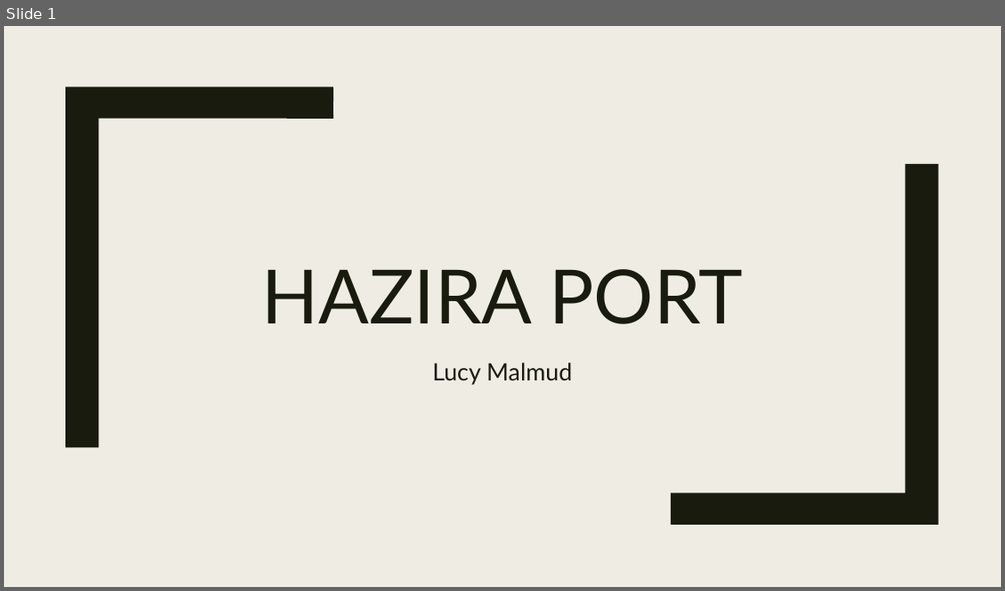
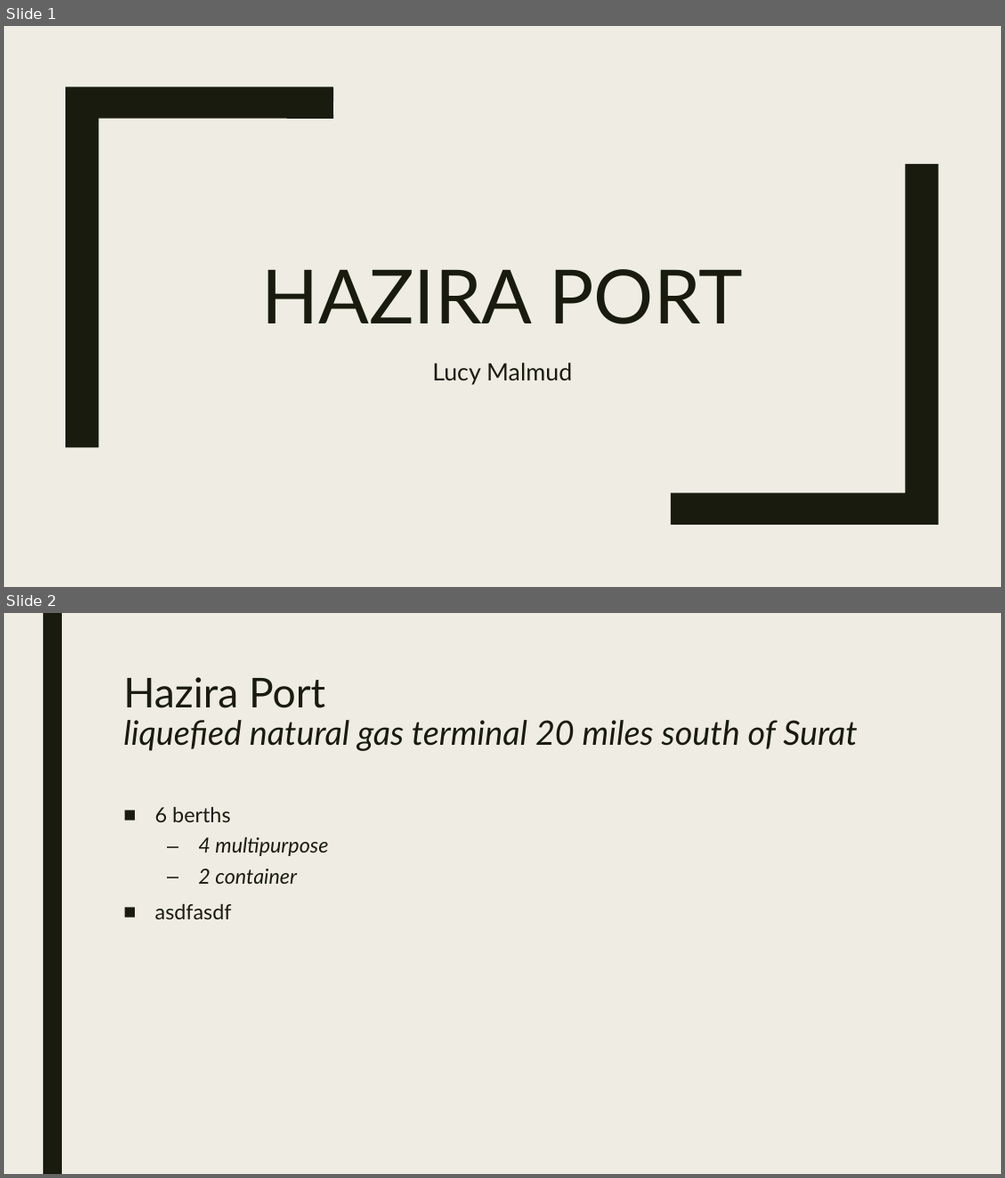
Before and after one commit to lmalmud/hazira-port, a slide deck: Presentation_Hazira.pptx. Shown one above the other, each under a label of ours: slide 1 before the commit, slides 1 and 2 after it. The pictures are 1005x591 and 1005x1178 pixels, drawn with LibreOffice and Linux fonts; fonts in the diff are those of the drawing. Boxes give left, top, right and bottom in pixels: in the first picture for what was removed or moved away, otherwise in the second. Text is boxed around its words. In the diff, an @@ line names an element or a change of style, - is before the commit and + after.

Commit message:
finished executive summary, created powerpoint

```diff
--- a/Presentation_Hazira.pptx
+++ b/Presentation_Hazira.pptx
@@ slide 2 added at (4,613,1001,1174), background #EFEDE3 @@
@@ rectangle added at (43,613,62,1174), fill #191B0E @@
@@ title added at (123,677,857,751), 32.4 pt, text #191B0E, italic @@
+Hazira Port
+liquefied natural gas terminal 20 miles south of Surat
@@ text added at (155,806,328,919), 20 pt, text #191B0E, italic @@
+■ 6 berths
+  – 4 multipurpose
+  – 2 container
+■ asdfasdf
```
Also in this commit, not shown: 1 other file.
